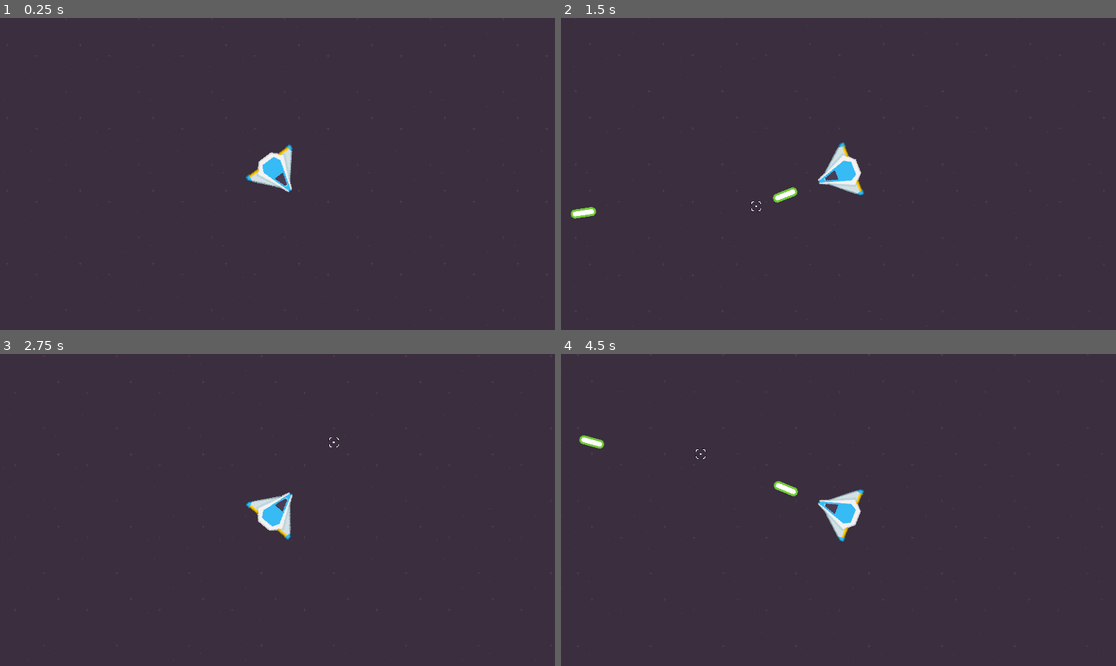
Above: before the commit, frames 1-4 (two rows, left to right).
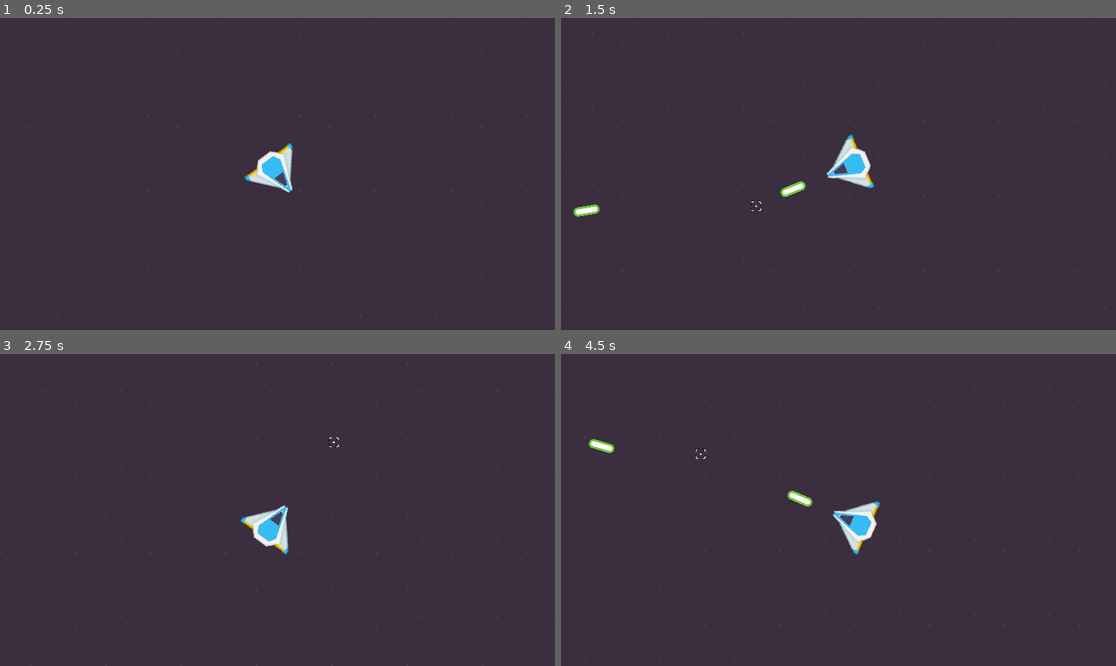
Above: after the commit, the same moments.

Repository: lcrol77/asteroids
Game: Godot game, scene res://main.tscn
Two runs of this game, one before a commit and one after it. Both use one fixed random seed, a clock stepped at 60 frames per second and the inputs below.
Inputs (mouse positions are in pixels of both pictures, inside the frame that each line leads up to):
- Up to frame 1 (0.25 s): no input
- Up to frame 2 (1.5 s): tap Enter at 0.5 s; move the mouse to (960, 158) at 0.52 s; hold D (right) 0.53-1.25 s; click (960, 158) at 0.67 s; drag from (727, 189) to (810, 236) at 1.27 s
- Up to frame 3 (2.75 s): move the mouse to (333, 441) at 2.02 s; hold D (right) from 2.03 s (still down)
- Up to frame 4 (4.5 s): release D (right) at 2.75 s; tap Space at 2.75 s; drag from (810, 572) to (672, 463) at 2.77 s; move the mouse to (1005, 556) at 3.52 s; hold A (left) 3.53-4.25 s; drag from (672, 463) to (755, 432) at 4.27 s

The runs differ from the first frame. In frame 1, 0.3% of the frame differs, in the area x 1-99%, y 6-96%; in frame 2, 1.3%; in frame 3, 1.1%; in frame 4, 1.6%, in the area x 3-94%, y 0-99%.

Commit message:
camera work

Diff:
--- a/Util/camera.gd
+++ b/Util/camera.gd
@@ -21,6 +21,8 @@
 @onready var normal_position = position
 @onready var normal_smoothing_speed = position_smoothing_speed
 
+@onready var player: CharacterBody2D = get_tree().get_first_node_in_group("player")
+
 func _ready():
 	set_process(true)
 
@@ -38,20 +40,20 @@
 
 		if objects_are_in_tree:
 			# Offset camera based on the ball position from the center
-			var center: Vector2 = get_viewport_rect().size / 2.0
+			var center: Vector2 = player.global_position
 			var average_pos: Vector2 = Vector2.ZERO
 			for x in objects:
 				average_pos += x.global_position
 			average_pos /= objects.size()
 
-#			var dist_from_center = center.distance_to(average_pos)
 			var dist_from_center = (average_pos - center) / center
-			#drag_horizontal_offset = dist_from_center.x * dynamic_factor
-			#drag_vertical_offset = dist_from_center.y * dynamic_factor
+			dist_from_center = dist_from_center.clamp(Vector2(-1,-1),Vector2(1,1))
+			drag_horizontal_offset = dist_from_center.x
+			drag_vertical_offset = dist_from_center.y
 
 			# Zoom in or out camera depending on players position
 			var max_distance: float = 0.0
-			var distance = average_pos.distance_to(Vector2(center.x, get_viewport_rect().size.y))
+			var distance = average_pos.distance_to(Vector2(center.x, center.y))
 
 #			print("Distance: ", distance)
 #			print("Max dist: ", max_dist)
--- a/main.tscn
+++ b/main.tscn
@@ -15,7 +15,7 @@
 # Called when the node enters the scene tree for the first time.
 func _ready() -> void:
 	Globals.camera = camera
-	Globals.camera.objects =[crosshair,player]
+	Globals.camera.objects = [crosshair, player]
 "
 
 [node name="Main" type="Node2D"]
@@ -39,4 +39,4 @@
 scale = Vector2(0.25, 0.25)
 script = ExtResource("4_154c0")
 dynamic_enabled = true
-dynamic_factor = 1.0
+dynamic_factor = 0.2
